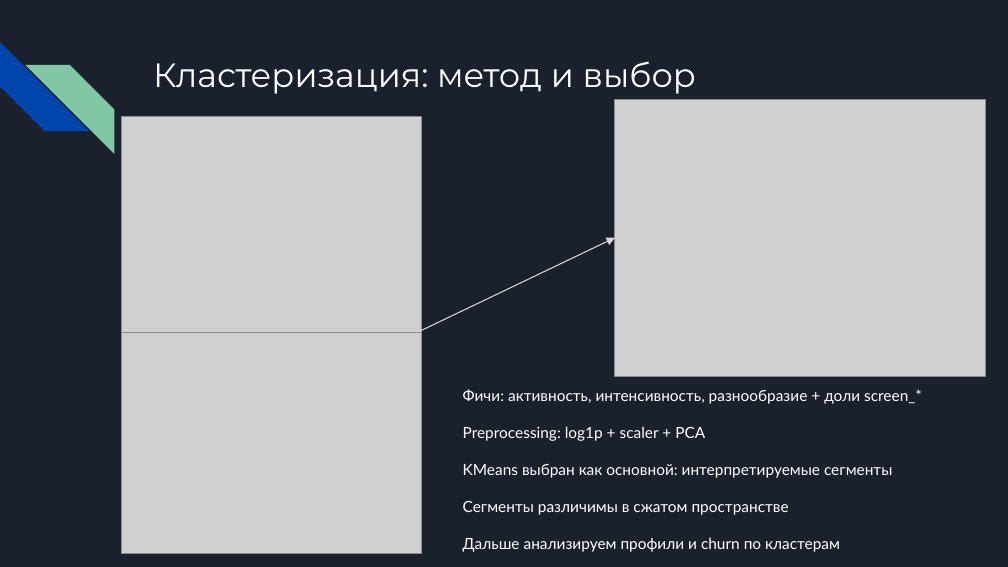
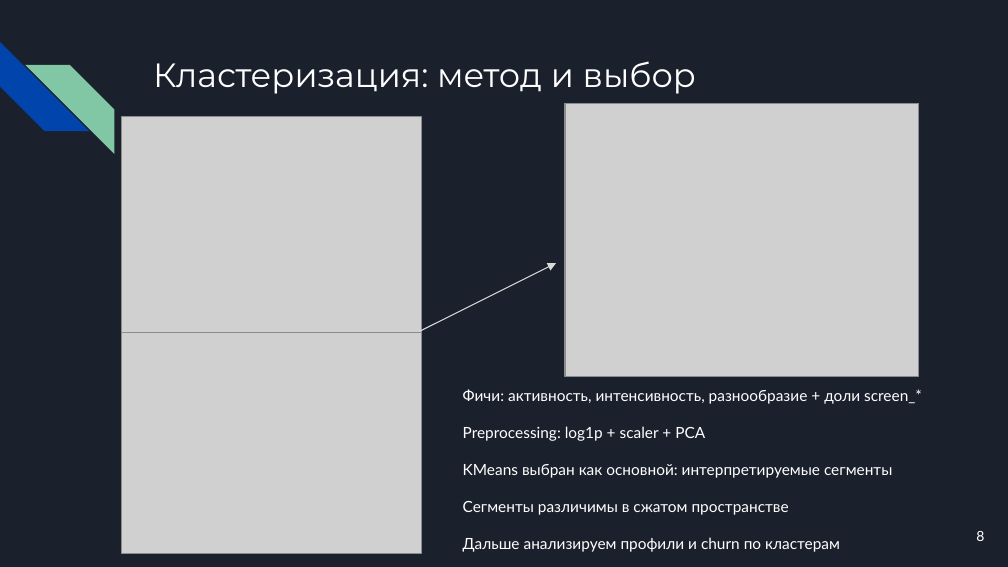
Before and after one commit to FedeVas/mobile-app-churn-analysis, a slide deck: slide 8 of presentation/Анализ проекта.pptx. Drawn at 1008x567 pixels with LibreOffice and Linux fonts; fonts in the diff are those of the drawing; grey boxes stand for pictures. Boxes give left, top, right and bottom in pixels: in the first picture for what was removed or moved away, otherwise in the second. Text is boxed around its words. In the diff, an @@ line names an element or a change of style, - is before the commit and + after.

```diff
--- a/presentation/Анализ проекта.pptx
+++ b/presentation/Анализ проекта.pptx
@@ picture: place and size @@
-picture at <box>615,99,986,376</box>
+picture at <box>565,103,919,376</box>
@@ arrow moved from (420, 332) - (615, 238) to (420, 332) - (556, 263) @@
@@ page number added at <box>976,531,984,541</box>, 10 pt, text #FFFFFF @@
+8
```
Also in this commit, not shown: 10 other slides changed, 1 slide added, 1 slide removed.
